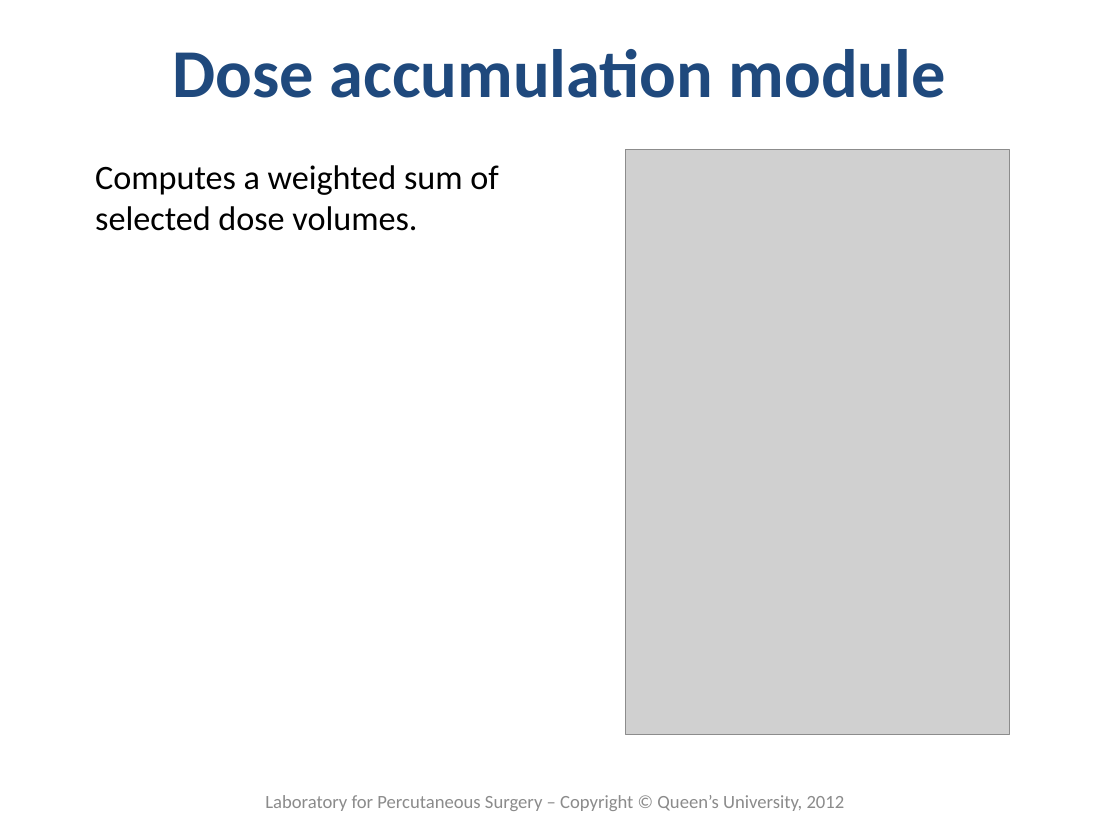
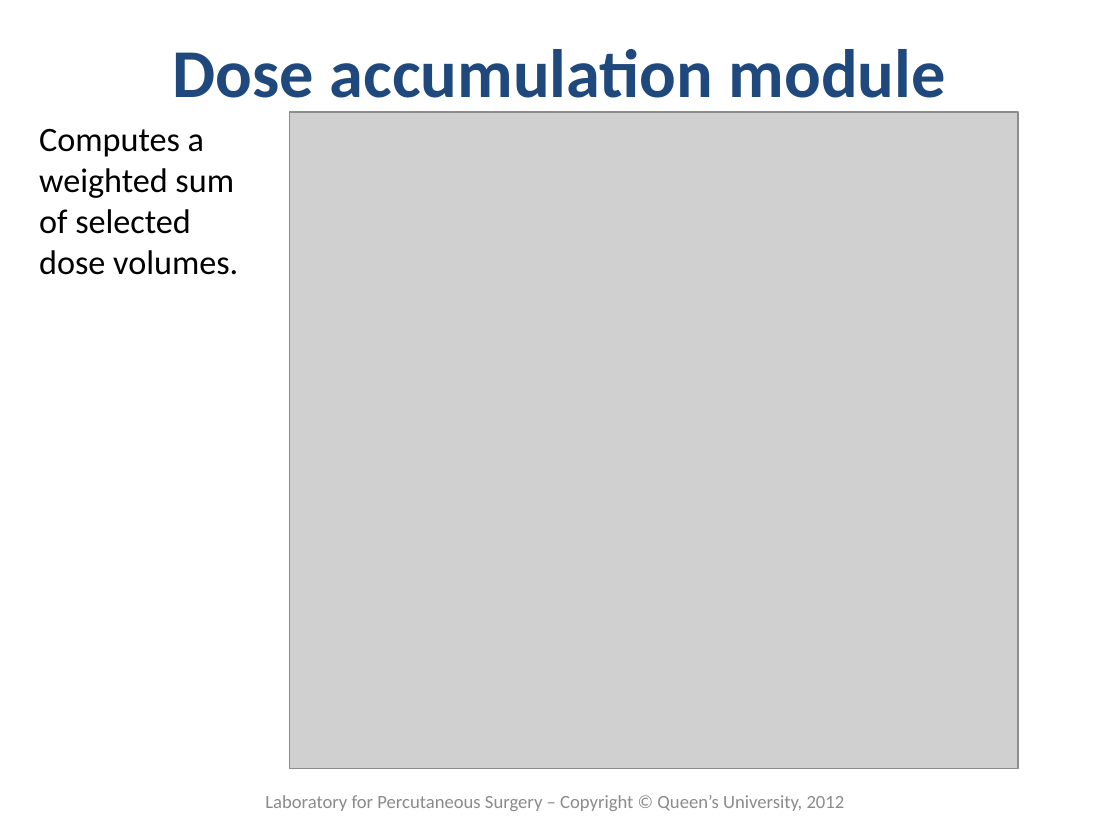
Before and after one commit to SlicerRt/SlicerRtDoc, a slide deck: slide 11 of overview/SlicerRtOverview.pptx. Drawn at 1120x840 pixels with LibreOffice and Linux fonts; fonts in the diff are those of the drawing; grey boxes stand for pictures; background and template pictures are left out. Boxes give left, top, right and bottom in pixels: in the first picture for what was removed or moved away, otherwise in the second. Text is boxed around its words. In the diff, an @@ line names an element or a change of style, - is before the commit and + after.

Commit message:
Updated presentation (new modules and screenshots)

```diff
--- a/overview/SlicerRtOverview.pptx
+++ b/overview/SlicerRtOverview.pptx
@@ text "Computes a weighted sum of ..." rewrapped from bbox=[95, 165, 498, 231] to bbox=[39, 128, 238, 275] @@
@@ picture added at bbox=[289, 112, 1018, 768] @@
@@ picture removed at bbox=[625, 149, 1009, 734] @@
```
Also in this commit, not shown: 6 other slides changed, 2 slides added.
